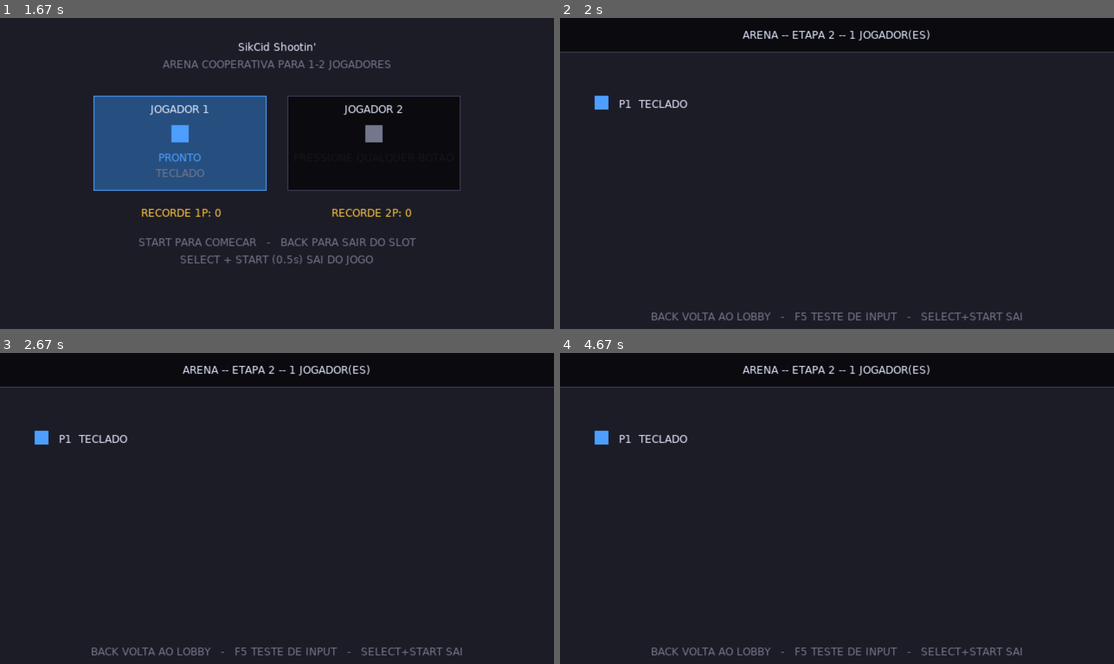
Above: before the commit, frames 1-4 (two rows, left to right).
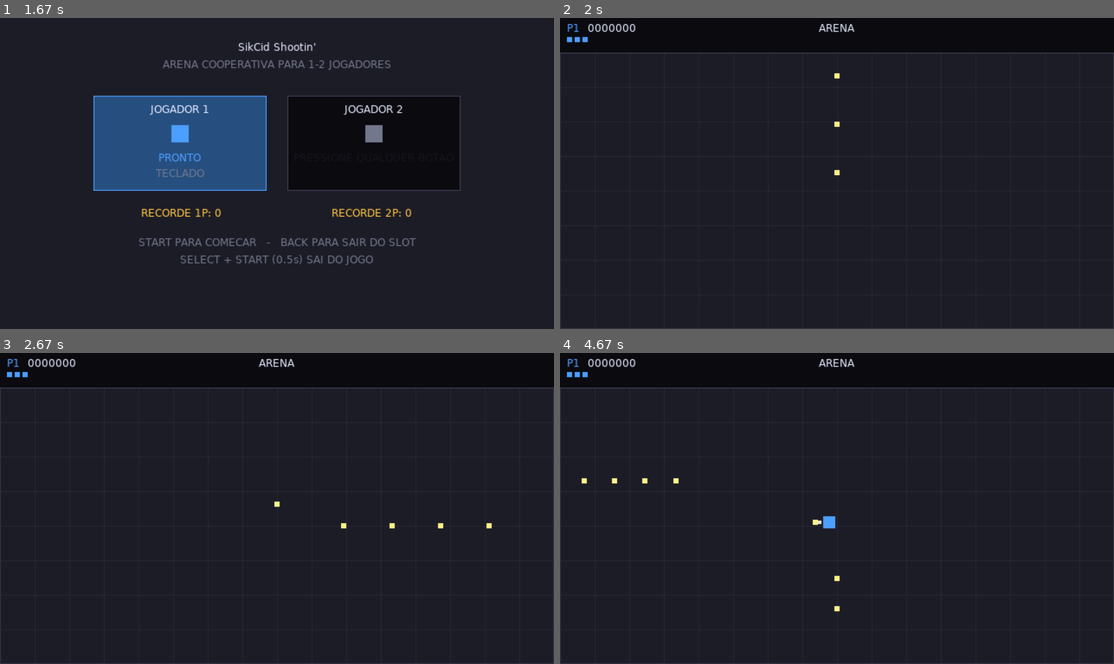
Above: after the commit, the same moments.

Repository: refeals/sikcid-shooting
Game: LÖVE game, started from main.lua
Same seed, same stepped clock (60 frames per second), same inputs: the game is played once before the commit and once after it.
Inputs:
- Up to frame 1 (1.67 s): hold F5 0.33-0.8 s; hold D 0.33-0.8 s; hold F5 0.83-1.3 s; hold Right 0.83-1.3 s; tap Enter at 1.33 s
- Up to frame 2 (2 s): tap Enter at 1.67 s
- Up to frame 3 (2.67 s): hold Right 2-2.47 s; tap W at 2.5 s
- Up to frame 4 (4.67 s): hold Up 2.83-3.13 s; hold W 2.83-3.13 s; hold Right 3.17-3.63 s; hold D 3.17-3.63 s; hold Left 3.67-4.2 s; hold A 3.67-4.2 s; hold Down 4.23-4.53 s; hold S 4.23-4.53 s; hold Left from 4.57 s (still down); hold A from 4.57 s (still down)

Frame 1 is identical in both runs. In frame 2, 2.6% of the frame differs, in the area x 0-100%, y 1-100%; in frame 3, 2.6%; in frame 4, 2.8%.

Commit message:
feat:stage-4

Diff:
--- a/main.lua
+++ b/main.lua
@@ -26,6 +26,8 @@
       Config.DEBUG = true
     elseif a == "--windowed" then
       Config.WINDOWED = true
+    elseif a == "--smoke2p" then
+      Config.SMOKE_2P = true      -- o smoke vincula um segundo bot
     elseif a == "--inputtest" then
       Config.INPUT_TEST = true   -- abre a tela de diagnóstico em vez do lobby
     end
--- /dev/null
+++ b/src/entities/bullet.lua
@@ -0,0 +1,69 @@
+-- Projétil. Vive em pool: nunca é criado nem descartado durante a partida,
+-- só reinicializado por :reset().
+
+local Config = require("src.config")
+
+local Bullet = {}
+Bullet.__index = Bullet
+
+-- Objeto vazio para o pool (campos criados uma única vez).
+function Bullet.new()
+  return setmetatable({
+    x = 0, y = 0, vx = 0, vy = 0,
+    life = 0,
+    dmg = 1,
+    owner = 0,          -- 1 ou 2 = jogador; "enemy" = inimigo
+    kind = "single",    -- "single" | "spread" | "missile" | "enemy"
+    radius = Config.WEAPON.bulletRadius,
+    angle = 0,
+    color = Config.COLORS.bullet,
+  }, Bullet)
+end
+
+function Bullet:reset(x, y, dirX, dirY, speed, dmg, owner, kind, life, radius, color)
+  self.x, self.y = x, y
+  self.vx, self.vy = dirX * speed, dirY * speed
+  self.speed = speed
+  self.life = life or Config.WEAPON.bulletLife
+  self.dmg = dmg or 1
+  self.owner = owner
+  self.kind = kind or "single"
+  self.radius = radius or Config.WEAPON.bulletRadius
+  self.angle = math.atan2(dirY, dirX)
+  self.color = color or (owner == "enemy" and Config.COLORS.bulletEnemy or Config.COLORS.bullet)
+end
+
+-- Devolve false quando a bala deve ser recolhida pelo pool.
+function Bullet:update(dt, arena)
+  self.life = self.life - dt
+  if self.life <= 0 then return false end
+
+  self.x = self.x + self.vx * dt
+  self.y = self.y + self.vy * dt
+
+  local r = self.radius
+  if self.x < arena.x - r or self.x > arena.x + arena.w + r
+    or self.y < arena.y - r or self.y > arena.y + arena.h + r then
+    return false
+  end
+  return true
+end
+
+-- Todo o desenho da bala mora aqui: trocar por sprite é mudança local.
+function Bullet:draw()
+  local c = self.color
+  love.graphics.setColor(c)
+  local r = self.radius
+  if self.kind == "missile" then
+    -- Míssil é um retângulo alongado na direção do movimento.
+    love.graphics.push()
+    love.graphics.translate(self.x, self.y)
+    love.graphics.rotate(self.angle)
+    love.graphics.rectangle("fill", -r * 2, -r * 0.6, r * 4, r * 1.2)
+    love.graphics.pop()
+  else
+    love.graphics.rectangle("fill", self.x - r, self.y - r, r * 2, r * 2)
+  end
+end
+
+return Bullet
--- /dev/null
+++ b/src/entities/player.lua
@@ -0,0 +1,173 @@
+-- Jogador. Não é pooled: existem no máximo 2 instâncias, criadas no início
+-- da partida. Lê input SÓ do seu device (self.device).
+
+local Config = require("src.config")
+local Util   = require("src.util")
+local Audio  = require("src.audio")
+
+local P = Config.PLAYER
+local W = Config.WEAPON
+
+local Player = {}
+Player.__index = Player
+
+-- Armas disponíveis, indexadas por mods.weapon. As etapas seguintes só
+-- acrescentam entradas aqui; nada de `if` espalhado pelo update.
+local WEAPONS = {}
+
+WEAPONS.single = function(self, world)
+  world:spawnBullet(self.x, self.y, self.aimX, self.aimY,
+    W.bulletSpeed, self.mods.damage, self.index, "single")
+  Audio.play("shot")
+end
+
+function Player.new(index, device)
+  local self = setmetatable({
+    index = index,
+    device = device,
+    color = index == 1 and Config.COLORS.p1 or Config.COLORS.p2,
+    x = 0, y = 0,
+    vx = 0, vy = 0,
+    aimX = 0, aimY = -1,      -- mira inicial: para cima
+    lives = P.lives,
+    score = 0,
+    alive = true,
+    out = false,              -- zerou as vidas: fica de fora até o fim
+    invuln = 0,
+    respawnTimer = 0,
+    fireCooldown = 0,
+    orbAngle = 0,
+    mods = {},
+  }, Player)
+  self:resetMods()
+  return self
+end
+
+-- Valores base da arma/movimento. Os power-ups reaplicam por cima disto.
+function Player:resetMods()
+  local m = self.mods
+  m.speedMul = 1
+  m.fireRateMul = 1
+  m.damage = W.damage
+  m.weapon = "single"
+  m.orbs = 0
+end
+
+function Player:spawn(x, y)
+  self.x, self.y = x, y
+  self.vx, self.vy = 0, 0
+  self.alive = true
+  self.invuln = P.invulnTime
+  self.respawnTimer = 0
+  self.fireCooldown = 0
+  self.aimX, self.aimY = 0, -1
+end
+
+-- ---------------------------------------------------------------------------
+-- Mira: analógico direito > d-pad > direção do movimento > última mira válida.
+-- Devolve também se o jogador está "mirando de propósito" (para AUTO_FIRE
+-- desligado).
+-- ---------------------------------------------------------------------------
+function Player:updateAim(moveX, moveY)
+  local d = self.device
+  local aiming = false
+
+  local ax, ay = d:aimVector()
+  if ax ~= 0 or ay ~= 0 then
+    aiming = true
+  else
+    ax, ay = d:dpadVector()
+    if ax ~= 0 or ay ~= 0 then aiming = true end
+  end
+
+  if aiming then
+    local nx, ny = Util.normalize(ax, ay)
+    self.aimX, self.aimY = nx, ny
+  elseif moveX ~= 0 or moveY ~= 0 then
+    -- Sem mira explícita: segue o movimento, mas não vira "última mira".
+    local nx, ny = Util.normalize(moveX, moveY)
+    self.aimX, self.aimY = nx, ny
+  end
+  -- Caso contrário mantém self.aimX/aimY (última mira válida).
+
+  return aiming
+end
+
+function Player:update(dt, world)
+  if self.invuln > 0 then self.invuln = self.invuln - dt end
+
+  if not self.alive then
+    if self.out then return end
+    self.respawnTimer = self.respawnTimer - dt
+    if self.respawnTimer <= 0 and world:canRespawn(self) then
+      self:spawn(world.arena.cx, world.arena.cy)
+    end
+    return
+  end
+
+  local d = self.device
+  local moveX, moveY = 0, 0
+  if d.connected then moveX, moveY = d:moveVector() end
+
+  -- Movimento com aceleração alta (resposta imediata, sem patinar).
+  local speed = P.speed * self.mods.speedMul
+  local targetX, targetY = moveX * speed, moveY * speed
+  local step = P.accel * dt
+  self.vx = Util.approach(self.vx, targetX, step)
+  self.vy = Util.approach(self.vy, targetY, step)
+
+  self.x = self.x + self.vx * dt
+  self.y = self.y + self.vy * dt
+
+  -- Paredes da arena.
+  local a, r = world.arena, P.radius
+  if self.x < a.x + r then self.x, self.vx = a.x + r, 0 end
+  if self.x > a.x + a.w - r then self.x, self.vx = a.x + a.w - r, 0 end
+  if self.y < a.y + r then self.y, self.vy = a.y + r, 0 end
+  if self.y > a.y + a.h - r then self.y, self.vy = a.y + a.h - r, 0 end
+
+  local aiming = self:updateAim(moveX, moveY)
+
+  -- Tiro automático.
+  if self.fireCooldown > 0 then self.fireCooldown = self.fireCooldown - dt end
+  local wantsFire = Config.AUTO_FIRE_ALWAYS or aiming
+  if wantsFire and self.fireCooldown <= 0 then
+    local fn = WEAPONS[self.mods.weapon] or WEAPONS.single
+    fn(self, world)
+    self.fireCooldown = 1 / (W.fireRate * self.mods.fireRateMul)
+  end
+
+  self.orbAngle = (self.orbAngle + W.orbSpeed * dt) % (math.pi * 2)
+end
+
+-- ---------------------------------------------------------------------------
+-- Desenho: tudo do jogador mora aqui (trocar por sprite é mudança local).
+-- ---------------------------------------------------------------------------
+function Player:draw()
+  if not self.alive then return end
+
+  -- Pisca durante a invulnerabilidade.
+  if self.invuln > 0 and math.floor(self.invuln * P.blinkRate) % 2 == 0 then
+    return
+  end
+
+  local s, h = P.size, P.size * 0.5
+  love.graphics.setColor(self.color)
+  love.graphics.rectangle("fill", self.x - h, self.y - h, s, s)
+
+  -- Marcador de mira: retângulo curto saindo do centro na direção atual.
+  love.graphics.setColor(1, 1, 1, 0.9)
+  local mx, my = self.x + self.aimX * (h + 4), self.y + self.aimY * (h + 4)
+  love.graphics.rectangle("fill", mx - 2, my - 2, 4, 4)
+
+  love.graphics.setColor(1, 1, 1, 1)
+end
+
+function Player:drawDebug()
+  love.graphics.setColor(1, 0, 0, 0.6)
+  love.graphics.circle("line", self.x, self.y, P.radius)
+  love.graphics.setColor(1, 1, 1, 1)
+end
+
+Player.WEAPONS = WEAPONS
+return Player
--- /dev/null
+++ b/src/hud.lua
@@ -0,0 +1,77 @@
+-- Faixa de HUD no topo da tela.
+-- ETAPA 3: vidas e score. Combo, multiplicador, power-ups e info de wave
+-- entram nas etapas 6/7.
+
+local Config = require("src.config")
+local Input  = require("src.input")
+
+local Hud = {}
+
+local LIFE_SIZE = 6
+local LIFE_GAP = 3
+
+local function drawLives(x, y, count, color)
+  for i = 1, count do
+    love.graphics.setColor(color)
+    love.graphics.rectangle("fill", x + (i - 1) * (LIFE_SIZE + LIFE_GAP), y, LIFE_SIZE, LIFE_SIZE)
+  end
+end
+
+-- `side` = "left" (P1) ou "right" (P2).
+local function drawPlayerPanel(p, side)
+  local W = Config.VIRTUAL_W
+  local C = Config.COLORS
+  local x = side == "left" and 8 or W - 8
+  local align = side == "left" and "left" or "right"
+  local color = p.color
+
+  love.graphics.setColor(color)
+  love.graphics.printf(string.format("P%d", p.index),
+    side == "left" and x or x - 120, 4, 120, align)
+
+  love.graphics.setColor(p.out and C.textDim or C.text)
+  love.graphics.printf(string.format("%07d", p.score),
+    side == "left" and x + 24 or x - 140, 4, 120, align)
+
+  if p.out then
+    love.graphics.setColor(C.textDim)
+    love.graphics.printf("FORA", side == "left" and x or x - 120, 20, 120, align)
+  else
+    local lw = p.lives * (LIFE_SIZE + LIFE_GAP)
+    drawLives(side == "left" and x or x - lw, 22, p.lives, color)
+  end
+end
+
+function Hud.draw(players, playerCount, info)
+  local W = Config.VIRTUAL_W
+  local C = Config.COLORS
+
+  love.graphics.setColor(C.hudBg)
+  love.graphics.rectangle("fill", 0, 0, W, Config.HUD_H)
+  love.graphics.setColor(C.hudLine)
+  love.graphics.line(0, Config.HUD_H + 0.5, W, Config.HUD_H + 0.5)
+
+  if players[1] then drawPlayerPanel(players[1], "left") end
+  if playerCount >= 2 and players[2] then drawPlayerPanel(players[2], "right") end
+
+  -- Centro: informação de wave (preenchida a partir da etapa 5).
+  love.graphics.setColor(C.text)
+  love.graphics.printf(info and info.title or "ARENA", W * 0.5 - 100, 4, 200, "center")
+  if info and info.subtitle then
+    love.graphics.setColor(C.textDim)
+    love.graphics.printf(info.subtitle, W * 0.5 - 100, 20, 200, "center")
+  end
+
+  -- Aviso discreto do combo de saída.
+  local p = Input.exitProgress()
+  if p > 0 then
+    love.graphics.setColor(C.doorWarn)
+    love.graphics.rectangle("fill", W * 0.5 - 40, Config.HUD_H - 6, 80 * p, 3)
+    love.graphics.setColor(C.textDim)
+    love.graphics.printf("SAINDO...", W * 0.5 - 100, Config.HUD_H - 18, 200, "center")
+  end
+
+  love.graphics.setColor(1, 1, 1, 1)
+end
+
+return Hud
--- a/src/input.lua
+++ b/src/input.lua
@@ -208,7 +208,10 @@
   Input.keyboard = addDevice(newDevice("keyboard"))
 
   if Config.SMOKE then
-    Input.scripted = addDevice(newDevice("scripted"))
+    Input.scripted = { addDevice(newDevice("scripted")) }
+    if Config.SMOKE_2P then
+      Input.scripted[2] = addDevice(newDevice("scripted"))
+    end
   end
 
   local sticks = love.joystick.getJoysticks()
@@ -284,14 +287,14 @@
 -- --------------------------------------------------------------------------
 -- Suporte ao modo --smoke: injeta estado no device sintético.
 -- --------------------------------------------------------------------------
-function Input.scriptAxis(moveX, moveY, aimX, aimY)
-  local d = Input.scripted
+function Input.scriptAxis(which, moveX, moveY, aimX, aimY)
+  local d = Input.scripted and Input.scripted[which]
   if not d then return end
   d.moveX, d.moveY, d.aimX, d.aimY = moveX, moveY, aimX, aimY
 end
 
-function Input.scriptPress(action, value)
-  local d = Input.scripted
+function Input.scriptPress(which, action, value)
+  local d = Input.scripted and Input.scripted[which]
   if not d then return end
   d.pending[action] = value and true or false
 end
--- a/src/smoke.lua
+++ b/src/smoke.lua
@@ -12,16 +12,18 @@
   nextEvent = 1,
 }
 
--- Timeline: {tempo, ação, valor} para botões, ou {tempo, "fn", função}.
--- Um pulso de botão = press + release.
+-- Timeline: {tempo, device, ação, valor} para botões, ou {tempo, 0, "fn", fn}.
+-- Um pulso de botão = press + release. O device 2 só existe com --smoke2p.
 local EVENTS = {
-  { 0.40, "start", true  },   -- vincula o Jogador 1
-  { 0.50, "start", false },
-  { 1.20, "start", true  },   -- inicia a partida (debounce já passou)
-  { 1.30, "start", false },
+  { 0.40, 1, "start", true  },   -- vincula o Jogador 1
+  { 0.50, 1, "start", false },
+  { 0.80, 2, "fire",  true  },   -- qualquer botão do device 2 vincula o Jogador 2
+  { 0.90, 2, "fire",  false },
+  { 1.20, 1, "start", true  },   -- inicia a partida (debounce já passou)
+  { 1.30, 1, "start", false },
   -- Abre e fecha a tela de teste de input (F5), exercitando push/pop da pilha.
-  { 1.60, "fn", function() love.keypressed("f5", "f5", false) end },
-  { 1.80, "fn", function() love.keypressed("f5", "f5", false) end },
+  { 1.60, 0, "fn", function() love.keypressed("f5", "f5", false) end },
+  { 1.80, 0, "fn", function() love.keypressed("f5", "f5", false) end },
 }
 
 function Smoke.reset()
@@ -66,16 +68,20 @@
 
   while EVENTS[Smoke.nextEvent] and Smoke.t >= EVENTS[Smoke.nextEvent][1] do
     local e = EVENTS[Smoke.nextEvent]
-    if e[2] == "fn" then e[3]() else Input.scriptPress(e[2], e[3]) end
+    if e[3] == "fn" then e[4]() else Input.scriptPress(e[2], e[3], e[4]) end
     Smoke.nextEvent = Smoke.nextEvent + 1
   end
 
   -- Movimento e mira em círculos de períodos diferentes: cobre todas as
   -- direções, colisão com parede e troca constante de alvo.
   local t = Smoke.t
-  Input.scriptAxis(
+  Input.scriptAxis(1,
     math.cos(t * 1.7), math.sin(t * 1.3),
     math.cos(t * 0.9), math.sin(t * 1.1))
+  -- O segundo bot anda em contrafase, para os dois não ficarem colados.
+  Input.scriptAxis(2,
+    math.cos(t * 1.1 + 2.2), math.sin(t * 1.9 + 1.0),
+    math.cos(t * 1.4 + 0.7), math.sin(t * 0.8 + 2.6))
 
   if Smoke.t >= (Config.SMOKE_TIME or 15) then
     finish(0)
--- a/src/states/game.lua
+++ b/src/states/game.lua
@@ -1,75 +1,150 @@
--- ETAPA 2: arena ainda é placeholder. Prova que o vínculo de devices chega
--- inteiro do lobby. O diagnóstico de eixos/botões mora em states/inputtest.lua
--- (F5). A arena de verdade entra nas etapas 3+.
+-- Tela 2: arena.
+--
+-- ETAPA 3: jogadores se movem, colidem com as paredes e atiram; balas em
+-- pool. Inimigos, waves, combo e power-ups entram nas etapas 4+.
 
 local Config = require("src.config")
 local Input  = require("src.input")
 local State  = require("src.state")
+local Pool   = require("src.pool")
+local Hud    = require("src.hud")
+local Player = require("src.entities.player")
+local Bullet = require("src.entities.bullet")
 
 local Game = {}
 
-local devices = {}
-local playerCount = 0
+-- Arena = tela inteira menos a faixa de HUD no topo.
+local arena = {
+  x = 0,
+  y = Config.HUD_H,
+  w = Config.VIRTUAL_W,
+  h = Config.VIRTUAL_H - Config.HUD_H,
+}
+arena.cx = arena.x + arena.w * 0.5
+arena.cy = arena.y + arena.h * 0.5
 
-function Game:enter(boundDevices, count)
-  devices = boundDevices or {}
-  playerCount = count or 0
+-- Pools criados uma única vez no carregamento do módulo; entre partidas são
+-- apenas limpos (nenhuma tabela é realocada).
+local bullets = Pool.new(Bullet.new, Config.MAX_BULLETS)
+
+local world = {
+  arena = arena,
+  bullets = bullets,
+  players = {},
+  playerCount = 0,
+}
+
+function world:spawnBullet(x, y, dirX, dirY, speed, dmg, owner, kind, life, radius, color)
+  local b = self.bullets:acquire()
+  if not b then return nil end
+  b:reset(x, y, dirX, dirY, speed, dmg, owner, kind, life, radius, color)
+  return b
+end
+
+-- ETAPA 4 sobrescreve com a regra real (só respawna se o parceiro vive).
+function world:canRespawn(player) -- luacheck: ignore
+  return true
+end
+
+local showHitboxes = false
+
+-- ---------------------------------------------------------------------------
+function Game:enter(devices, count)
+  world.playerCount = count or 1
+  world.players = {}
+  bullets:clear()
+
+  for i = 1, world.playerCount do
+    local p = Player.new(i, devices[i])
+    -- Dois jogadores nascem lado a lado no centro.
+    local dx = world.playerCount == 1 and 0 or (i == 1 and -30 or 30)
+    p:spawn(arena.cx + dx, arena.cy)
+    world.players[i] = p
+  end
+
   if Config.SMOKE then
-    require("src.smoke").note("state", "game/" .. playerCount .. "p")
+    require("src.smoke").note("state", "game/" .. world.playerCount .. "p")
   end
 end
 
-function Game:update(dt) -- luacheck: ignore
-  for i = 1, playerCount do
-    local d = devices[i]
-    -- BACK volta ao lobby (sem START junto, que é o combo de saída).
+function Game:update(dt)
+  -- Saída pelo BACK de qualquer jogador (START junto é o combo de sair).
+  for i = 1, world.playerCount do
+    local d = world.players[i].device
     if d and d.connected and d:pressed("back") and not d:isDown("start") then
       State.switch(require("src.states.lobby"))
       return
     end
   end
+
+  for i = 1, world.playerCount do
+    world.players[i]:update(dt, world)
+  end
+
+  -- Balas: swap-remove pelo pool, sem table.remove.
+  local i = 1
+  while i <= bullets.count do
+    if bullets.items[i]:update(dt, arena) then
+      i = i + 1
+    else
+      bullets:release(i)
+    end
+  end
+
+  if Config.SMOKE then
+    local Smoke = require("src.smoke")
+    Smoke.max("peakBullets", bullets.peak)
+    Smoke.note("denied", bullets.denied)
+  end
 end
 
+-- ---------------------------------------------------------------------------
 function Game:draw()
-  local W, H = Config.VIRTUAL_W, Config.VIRTUAL_H
   local C = Config.COLORS
 
   love.graphics.setColor(C.arenaBg)
-  love.graphics.rectangle("fill", 0, Config.HUD_H, W, H - Config.HUD_H)
-  love.graphics.setColor(C.hudBg)
-  love.graphics.rectangle("fill", 0, 0, W, Config.HUD_H)
-  love.graphics.setColor(C.hudLine)
-  love.graphics.line(0, Config.HUD_H, W, Config.HUD_H)
+  love.graphics.rectangle("fill", arena.x, arena.y, arena.w, arena.h)
 
-  love.graphics.setColor(C.text)
-  love.graphics.printf(string.format("ARENA -- ETAPA 2 -- %d JOGADOR(ES)", playerCount),
-    0, 12, W, "center")
-
-  for i = 1, playerCount do
-    local d = devices[i]
-    local y = 90 + (i - 1) * 40
-    love.graphics.setColor(i == 1 and C.p1 or C.p2)
-    love.graphics.rectangle("fill", 40, y, 16, 16)
-    love.graphics.setColor(C.text)
-    love.graphics.print(string.format("P%d  %s", i, d and d:displayName() or "?"), 68, y + 2)
-    if d and not d.connected then
-      love.graphics.setColor(C.doorWarn)
-      love.graphics.print("DESCONECTADO", 68, y + 18)
-    end
+  -- Grade sutil: dá referência de escala e movimento sem custo de textura.
+  love.graphics.setColor(C.arenaLine[1], C.arenaLine[2], C.arenaLine[3], 0.45)
+  for gx = arena.x + 40, arena.x + arena.w - 1, 40 do
+    love.graphics.line(gx + 0.5, arena.y, gx + 0.5, arena.y + arena.h)
+  end
+  for gy = arena.y + 40, arena.y + arena.h - 1, 40 do
+    love.graphics.line(arena.x, gy + 0.5, arena.x + arena.w, gy + 0.5)
   end
 
-  love.graphics.setColor(C.textDim)
-  love.graphics.printf("BACK VOLTA AO LOBBY   -   F5 TESTE DE INPUT   -   SELECT+START SAI",
-    0, H - 22, W, "center")
+  -- Paredes.
+  love.graphics.setColor(C.arenaLine)
+  love.graphics.rectangle("line", arena.x + 0.5, arena.y + 0.5, arena.w - 1, arena.h - 1)
 
-  local p = Input.exitProgress()
-  if p > 0 then
-    love.graphics.setColor(C.doorWarn)
-    love.graphics.rectangle("fill", W - 92, 14, 80 * p, 5)
-    love.graphics.setColor(C.hudLine)
-    love.graphics.rectangle("line", W - 92.5, 13.5, 81, 6)
+  for bi = 1, bullets.count do bullets.items[bi]:draw() end
+  for pi = 1, world.playerCount do world.players[pi]:draw() end
+
+  if showHitboxes then
+    for bi = 1, bullets.count do
+      local b = bullets.items[bi]
+      love.graphics.setColor(1, 0, 0, 0.6)
+      love.graphics.circle("line", b.x, b.y, b.radius)
+    end
+    for pi = 1, world.playerCount do world.players[pi]:drawDebug() end
   end
-  love.graphics.setColor(1, 1, 1, 1)
+
+  Hud.draw(world.players, world.playerCount, nil)
+
+  if Config.DEBUG then
+    love.graphics.setColor(C.textDim)
+    love.graphics.print(string.format("FPS %d  balas %d/%d  neg %d",
+      love.timer.getFPS(), bullets.count, bullets.capacity, bullets.denied),
+      4, Config.VIRTUAL_H - 14)
+    love.graphics.setColor(1, 1, 1, 1)
+  end
 end
 
+function Game:keypressed(key)
+  if not Config.DEBUG then return end
+  if key == "f1" then showHitboxes = not showHitboxes end
+end
+
+Game.world = world
 return Game
